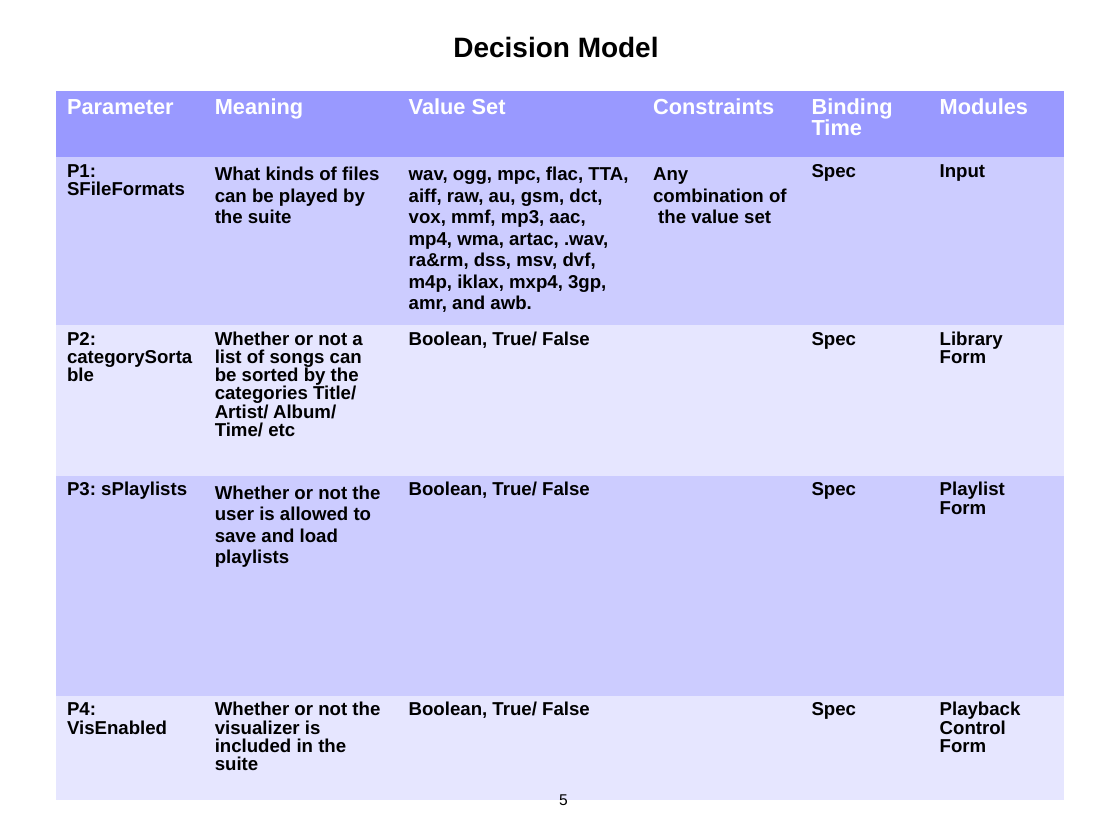
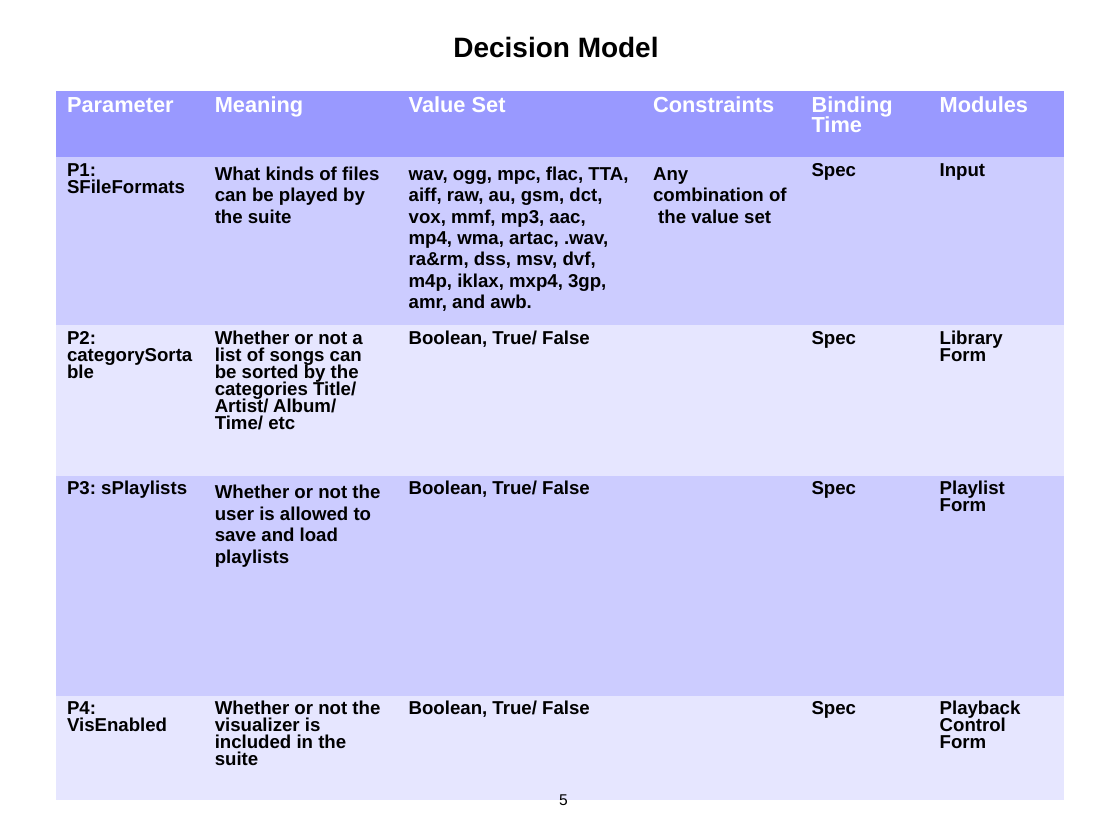
Before and after one commit to codebycliff/fractalblaster, a slide deck: slide 5 of trunk/doc/Mid-Semester Progress.ppt. Drawn at 1120x840 pixels with LibreOffice and Linux fonts; fonts in the diff are those of the drawing. Boxes give left, top, right and bottom in pixels: in the first picture for what was removed or moved away, otherwise in the second. Text is boxed around its words. In the diff, an @@ line names an element or a change of style, - is before the commit and + after.

```diff
--- a/trunk/doc/Mid-Semester Progress.ppt
+++ b/trunk/doc/Mid-Semester Progress.ppt
@@ table at <box>56,92,1063,801</box> @@
@@ line spacing 0.87 to 0.81 @@
@@ line spacing 13.9pt to 13.8pt @@
```
Also in this commit, not shown: 9 other slides changed, 1 slide added.
